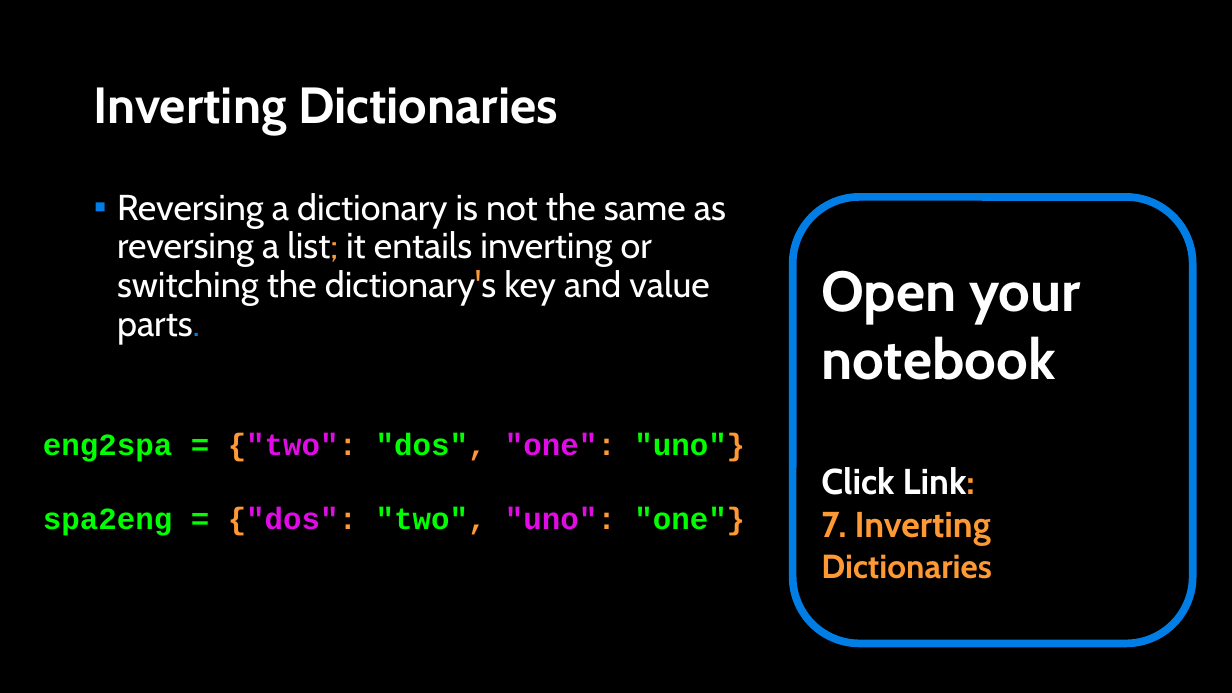
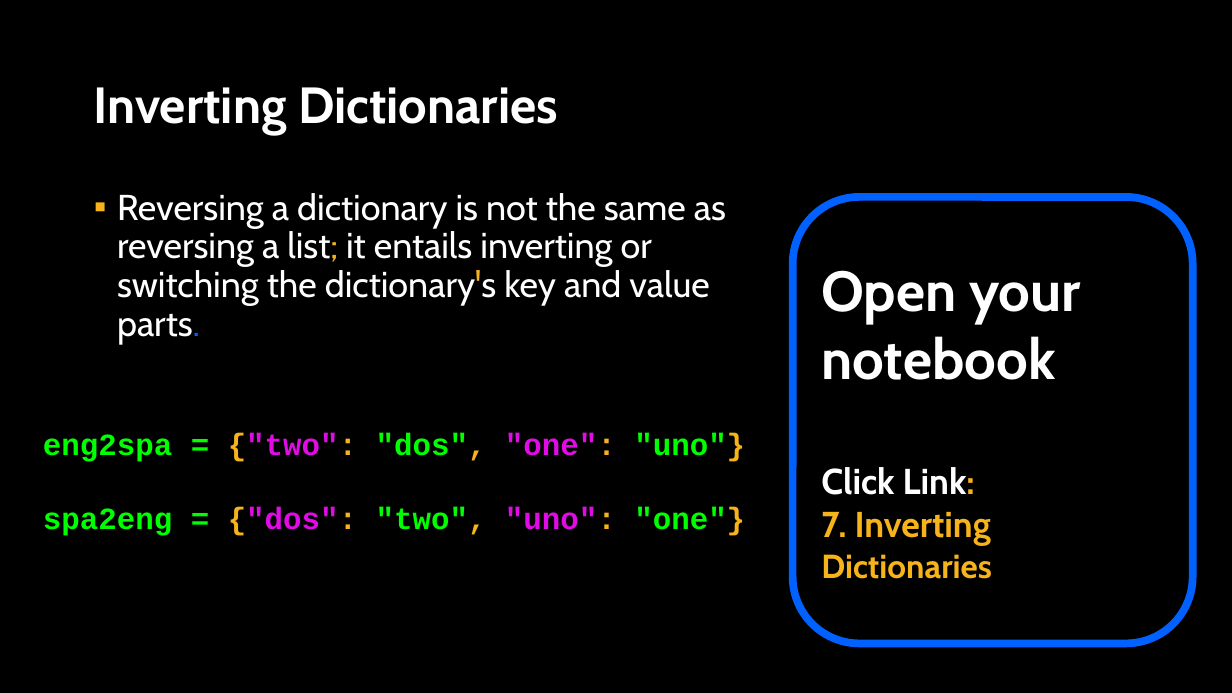
Before and after one commit to APS106/APS106-winter-2024-kinsella-goodfellow, a slide deck: slide 14 of lectures/week8/lecture2/slides/week8_lecture2.pptx. Drawn at 1232x693 pixels with LibreOffice and Linux fonts; fonts in the diff are those of the drawing; background and template pictures are left out. Boxes give left, top, right and bottom in pixels: in the first picture for what was removed or moved away, otherwise in the second. Text is boxed around its words. In the diff, an @@ line names an element or a change of style, - is before the commit and + after.

```diff
--- a/lectures/week8/lecture2/slides/week8_lecture2.pptx
+++ b/lectures/week8/lecture2/slides/week8_lecture2.pptx
@@ text "Reversing a dictionary is not ..." at [117, 193, 726, 345]: text colour #FF9933 to #F7B41A in "list; dictionary's"; text colour #017EE5 to #0061FF in "parts."; bullet colour #007EE5 to #F7B41A @@
@@ rounded rectangle "Open your notebook" at [793, 197, 1193, 643]: outline #017EE5 6 pt to #0061FF 6 pt @@
@@ text "eng2spa = {"two": "dos", "one": ..." at [43, 433, 745, 536]: text colour #FF9933 to #F7B41A in "{"two": "dos", "one": "uno"}", "{"dos": "two", "uno": "one"}" @@
@@ text in rounded rectangle at [821, 467, 992, 579]: text colour #FF9933 to #F7B41A in "Link:", "7. Inverting Dictionaries" @@
```
Also in this commit, not shown: 16 other slides changed, 1 slide added, 6 other files.
